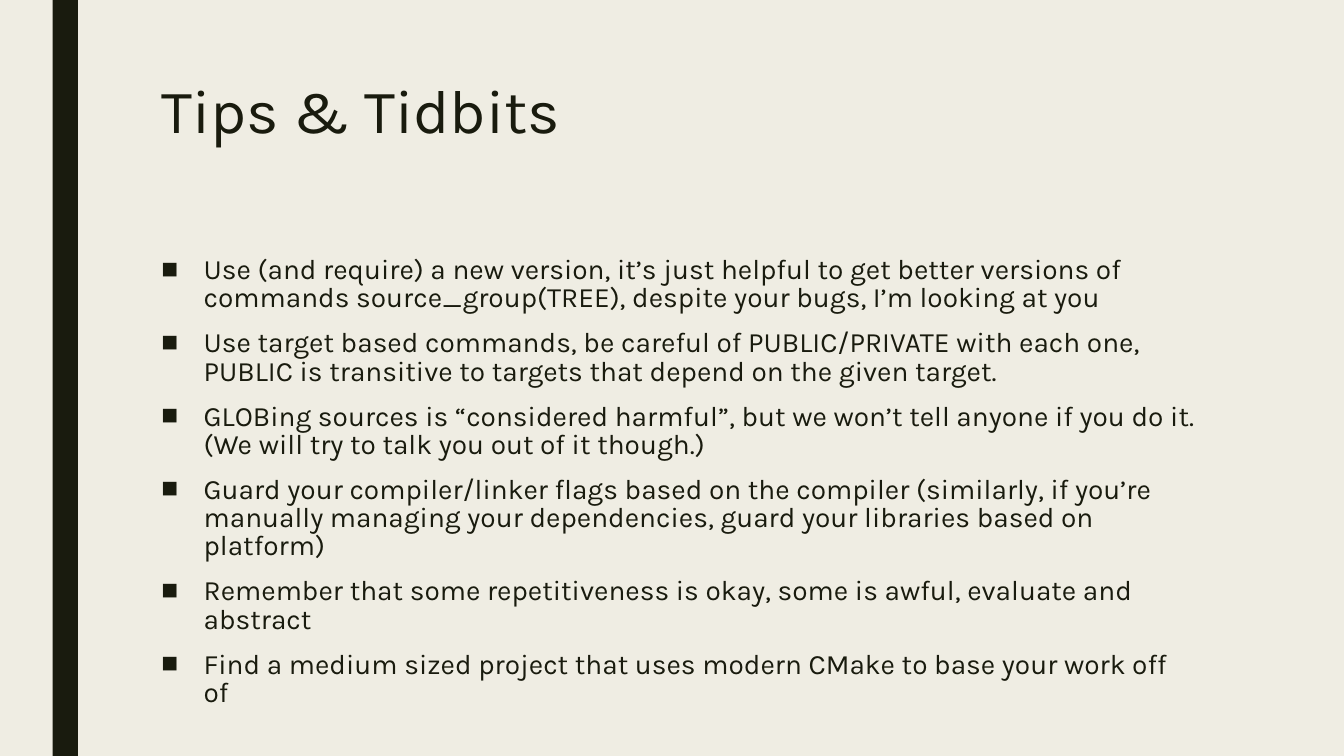
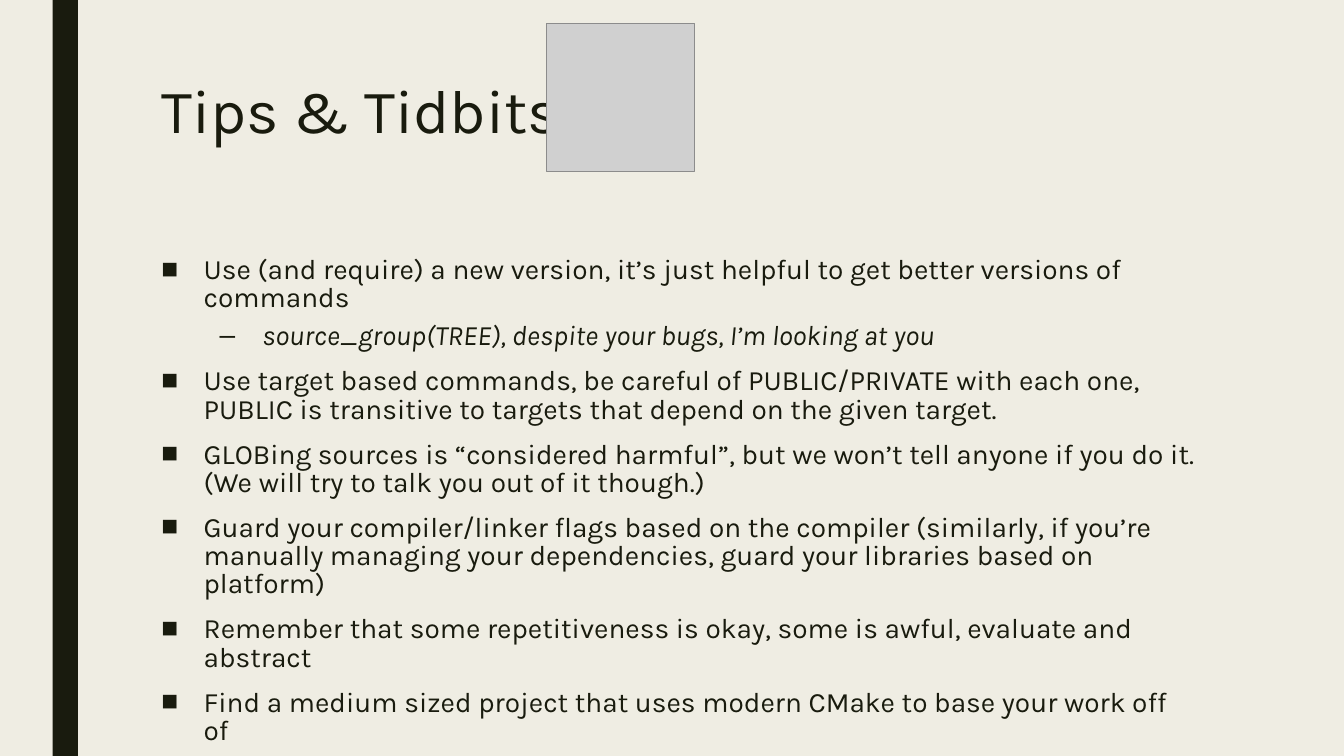
Before and after one commit to playmer/CMakePresentation, a slide deck: slide 25 of PreBuild Systems.pptx (slide 24 before the commit). Drawn at 1344x756 pixels with LibreOffice and Linux fonts; fonts in the diff are those of the drawing; grey boxes stand for pictures. Boxes give left, top, right and bottom in pixels: in the first picture for what was removed or moved away, otherwise in the second. Text is boxed around its words. In the diff, an @@ line names an element or a change of style, - is before the commit and + after.

Commit message:
Added the most important part...pictures.

```diff
--- a/PreBuild Systems.pptx
+++ b/PreBuild Systems.pptx
@@ picture added at box(546, 23, 695, 171) @@
@@ text at box(204, 259, 1121, 352): text changed @@
-■ Use (and require) a new version, it’s just helpful to get better versions of commands source_group(TREE), despite your bugs, I’m looking at you
+■ Use (and require) a new version, it’s just helpful to get better versions of commands
+  – source_group(TREE), despite your bugs, I’m looking at you
```
Also in this commit, not shown: 15 other slides changed, 1 slide added.
